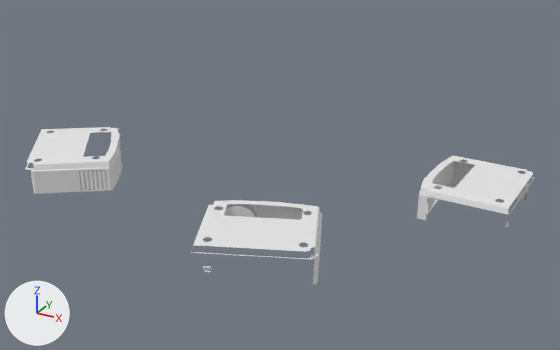
A saved change to the FBX model Color_04.fbx.
Before and after are seen from a 50 mm camera at (0.01827, -0.02637, 0.03583) aimed at (0.00431, -0.00099, 0.02314). Arrows for +X, +Y and +Z are at lower left; the lights stay in place. Where no turn or scale is listed for an object, it has been applied to the vertices. Vertices at the same position are counted once.

The older version as bpy lines, for what is in view:
```python
me_color_04 = bpy.data.meshes.new('Color_04')
me_color_04.from_pydata(...)  # 2340 vertices, 3363 faces; spans x -0.0047..0.014, y -0.0101..0.0007, z 0.0235..0.0248
me_color_04.materials.append(mat_color_04material)  # white #e7e7e7
ob_color_04 = bpy.data.objects.new('Color_04', me_color_04)
ob_color_04.location = (0.0, 0.0, 0.0)
```
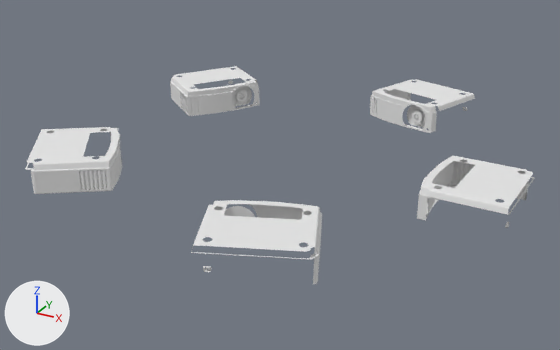
Edits to the bpy script that builds the scene:
```text
Change me_color_04:
    where me_color_04.from_pydata(...)  # 2340 vertices, 3363 faces; spans x -0.0047..0.014, y -0.0101..0.0007, z 0.0235..0.0248
    used by ob_color_04; location = (0.0, 0.0, 0.0)
    me_color_04 part 1: the loose piece of 627 vertices spanning x 0.0106..0.014, y -0.0031..0.0007, z 0.0235..0.0248 is copied, and the copy is turned 72 degrees about the z axis through its middle, then moved by (-0.005, 0.0086, 0.0); it spans x 0.005..0.0096, y 0.0054..0.0095, z 0.0235..0.0248
    me_color_04 part 2: the loose piece of 29 vertices spanning x 0.0055..0.0066, y -0.0073..-0.0067, z 0.0236..0.0247 is copied, and the copy is scaled about its middle by (-1.13, 0.442, 1), then moved by (0.0016, 0.0129, 0.0); it spans x 0.0071..0.0083, y 0.0058..0.006, z 0.0236..0.0247
    me_color_04 part 3: the loose piece of 72 vertices spanning x 0.0057..0.0063, y -0.007..-0.0068, z 0.0239..0.0245 is copied, and the copy is scaled about its middle by (-1.03, 0.742, 1), then moved by (0.0017, 0.0126, 0.0); it spans x 0.0074..0.0079, y 0.0057..0.0058, z 0.0239..0.0245
    me_color_04 part 4: the loose piece of 627 vertices spanning x -0.0047..-0.0001, y -0.0078..-0.0031, z 0.0235..0.0248 is copied, and the copy is turned -72 degrees about the z axis through its middle, then moved by (-0.0001, 0.0101, 0.0); it spans x -0.0048..-0.0002, y 0.0022..0.0071, z 0.0235..0.0248
    me_color_04 part 5: the loose piece of 29 vertices spanning x -0.0022..-0.0014, y -0.0045..-0.0035, z 0.0236..0.0247 is copied, and the copy is scaled about its middle by (-0.779, 1.14, 1), then moved by (0.0009, 0.0085, 0.0); it spans x -0.0012..-0.0006, y 0.004..0.0051, z 0.0236..0.0247
    me_color_04 part 6: the loose piece of 72 vertices spanning x -0.0018..-0.0015, y -0.0042..-0.0037, z 0.0239..0.0245 is copied, and the copy is scaled about its middle by (-1.02, 0.969, 1), then moved by (0.0009, 0.0084, 0.0); it spans x -0.001..-0.0006, y 0.0042..0.0047, z 0.0239..0.0245
```

Boxes (x1, y1, x2, y2) around the edits, measured in the pictures (560 x 350 px):
'Color_04', reshaped (39% taller)
    before: (25, 127, 535, 284)
    after: (25, 66, 535, 284)
part 1 of me_color_04, added
    after: (370, 79, 475, 133)
part 2 of me_color_04, added
    after: (407, 105, 426, 128)
part 3 of me_color_04, added
    after: (412, 110, 422, 123)
part 4 of me_color_04, added
    after: (170, 66, 260, 116)
part 5 of me_color_04, added
    after: (232, 86, 252, 107)
part 6 of me_color_04, added
    after: (236, 90, 248, 102)
